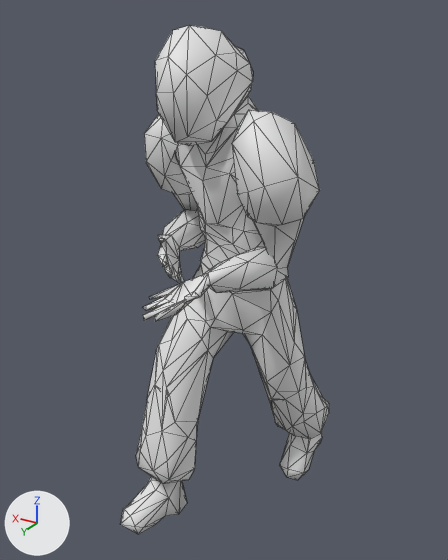
The OBJ model thehive/assets/Animations/HERO/Walking_Weapon1.obj as it was, and as the next commit left it.
The view is the same before and after, from a 50 mm camera at (-1.072, 1.777, 0.876) aimed at (-0.021, 0.024, 0.0). Arrows for +X, +Y and +Z are at lower left; the lights stay in place. Mesh edges are drawn as thin lines. Where no turn or scale is listed for an object, it has been applied to the vertices.

The scene before the commit, as lines of its bpy script (objects in view):
```python
me_1_low_bueno_plane_006 = bpy.data.meshes.new('1_LOW_BUENO_Plane.006')
me_1_low_bueno_plane_006.from_pydata(...)  # 527 vertices, 1051 faces; spans x -0.37..0.35, y -0.51..0.41, z -1.01..0.84
ob_1_low_bueno_plane_006 = bpy.data.objects.new('1_LOW_BUENO_Plane.006', me_1_low_bueno_plane_006)
ob_1_low_bueno_plane_006.location = (0.0, 0.0, 0.0)
```
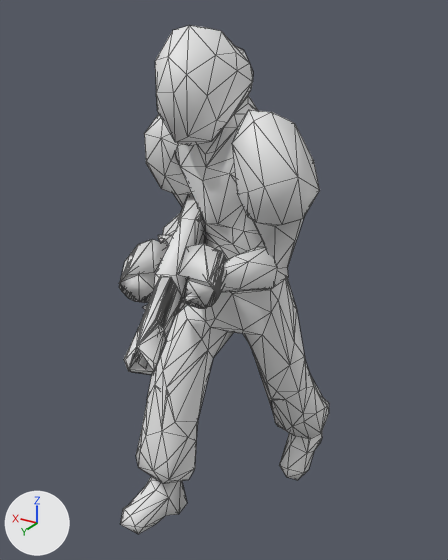
The change in detail:
me_1_low_bueno_plane_006 is used by ob_1_low_bueno_plane_006; location (0.0, 0.0, 0.0).
me_1_low_bueno_plane_006 had 527 vertices, 1051 faces and spanned x -0.37..0.35, y -0.51..0.41, z -1.01..0.84.
me_1_low_bueno_plane_006 now has 820 vertices, 1666 faces and spans x -0.37..0.35, y -0.51..0.65, z -1.01..0.84.
me_1_low_bueno_plane_006 part 1: 293 vertices added at x -0.16..0.22, y -0.16..0.65, z -0.05..0.28.

Location of each change, (x1, y1, x2, y2) in pixels of the pictures (448 x 560 px):
'1_LOW_BUENO_Plane.006', reshaped
    before: (120, 26, 329, 534)
    after: (119, 26, 329, 534)
part 1 of me_1_low_bueno_plane_006, added
    after: (119, 194, 226, 375)
